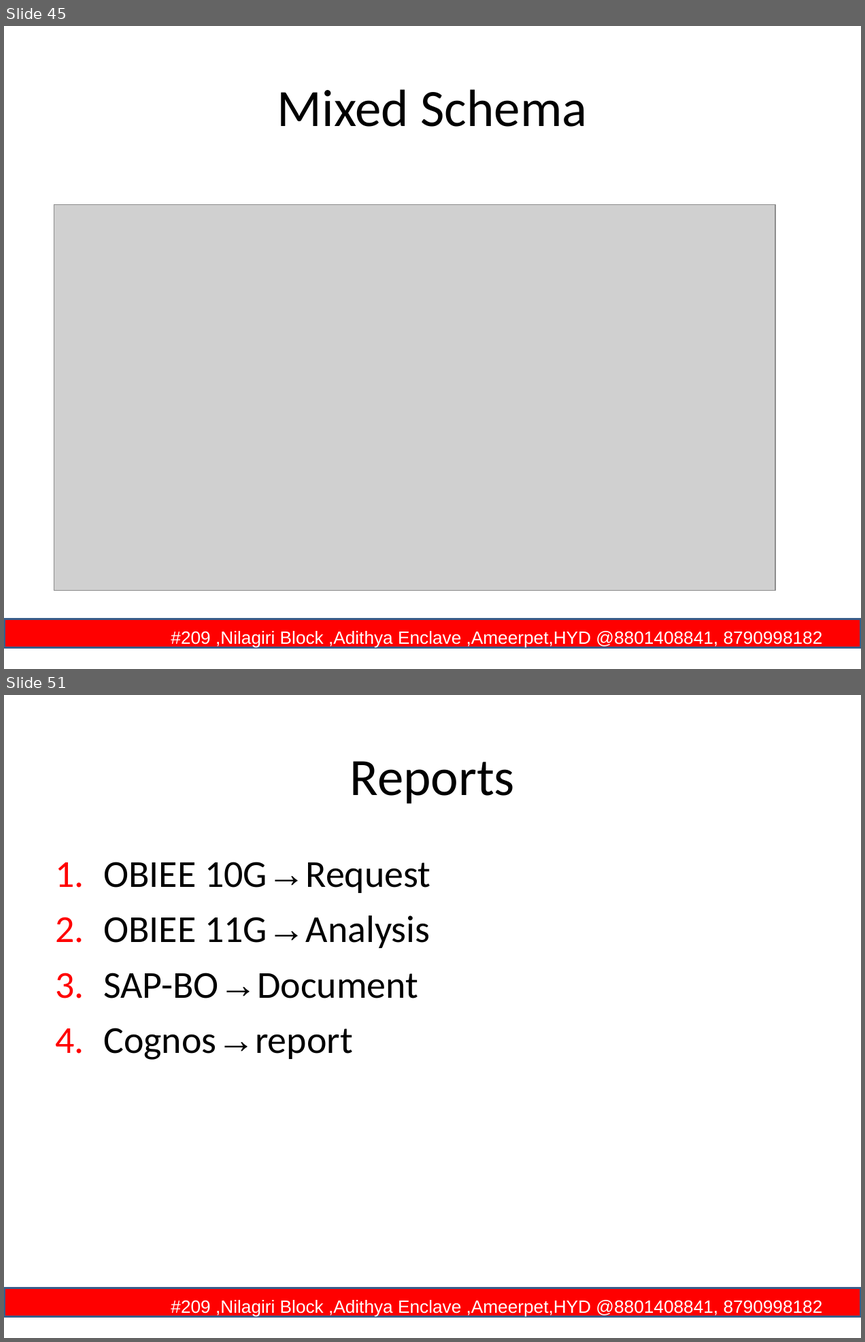
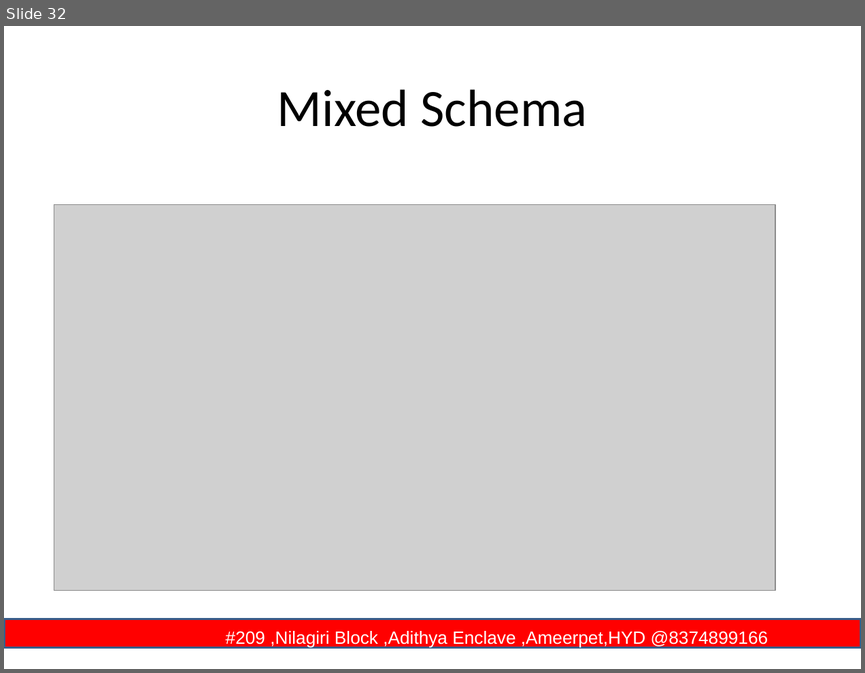
Before and after one commit to rritec/snowflake, a slide deck: Demo1.2.ppt. Shown one above the other, each under a label of ours: slides 45 and 51 before the commit, slide 32 after it; the slides between them are not shown. The pictures are 865x1342 and 865x673 pixels, drawn with LibreOffice and Linux fonts; fonts in the diff are those of the drawing; grey boxes stand for pictures; background and template pictures are left out. Boxes give left, top, right and bottom in pixels: in the first picture for what was removed or moved away, otherwise in the second. Text is boxed around its words. In the diff, an @@ line names an element or a change of style, - is before the commit and + after.

```diff
--- a/Demo1.2.ppt
+++ b/Demo1.2.ppt
@@ slide 51 removed at [4,695,861,1338], background #FFFFFF; not listed: 1 template element that a slide beside it also shows @@
@@ title removed at [350,761,515,804] @@
-Reports
@@ text removed at [103,862,430,1059] @@
-1. OBIEE 10G→Request
-2. OBIEE 11G→Analysis
-3. SAP-BO→Document
-4. Cognos→report
@@ what was slide 45 is now slide 32 @@
@@ slide 32 changed as well @@
@@ text in rectangle at [226,631,768,647]: text changed @@
-#209 ,Nilagiri Block ,Adithya Enclave ,Ameerpet,HYD @8801408841, 8790998182
+#209 ,Nilagiri Block ,Adithya Enclave ,Ameerpet,HYD @8374899166
```
Also in this commit, not shown: 30 other slides changed, 1 slide added, 21 other slides removed.
